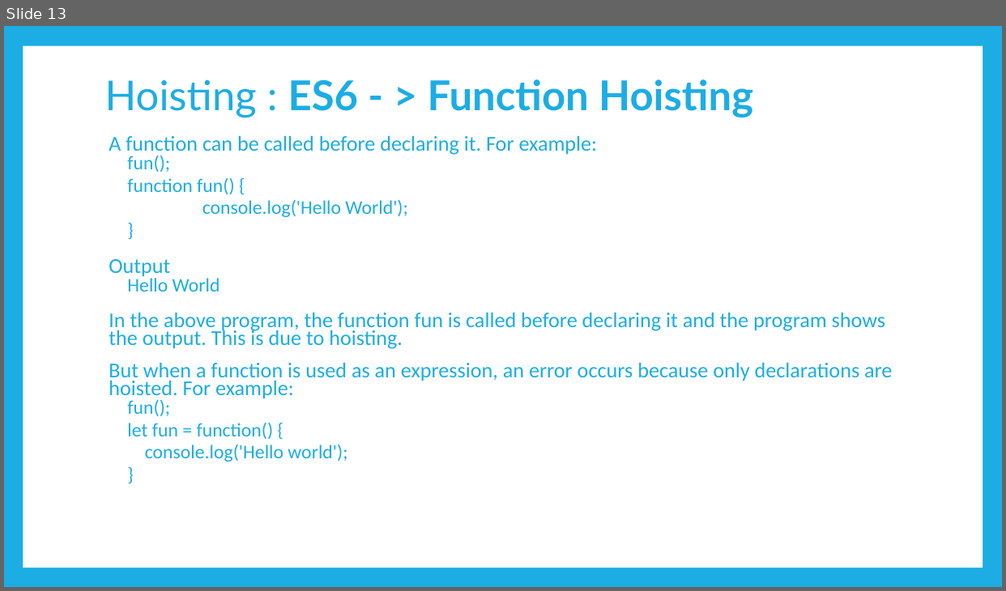
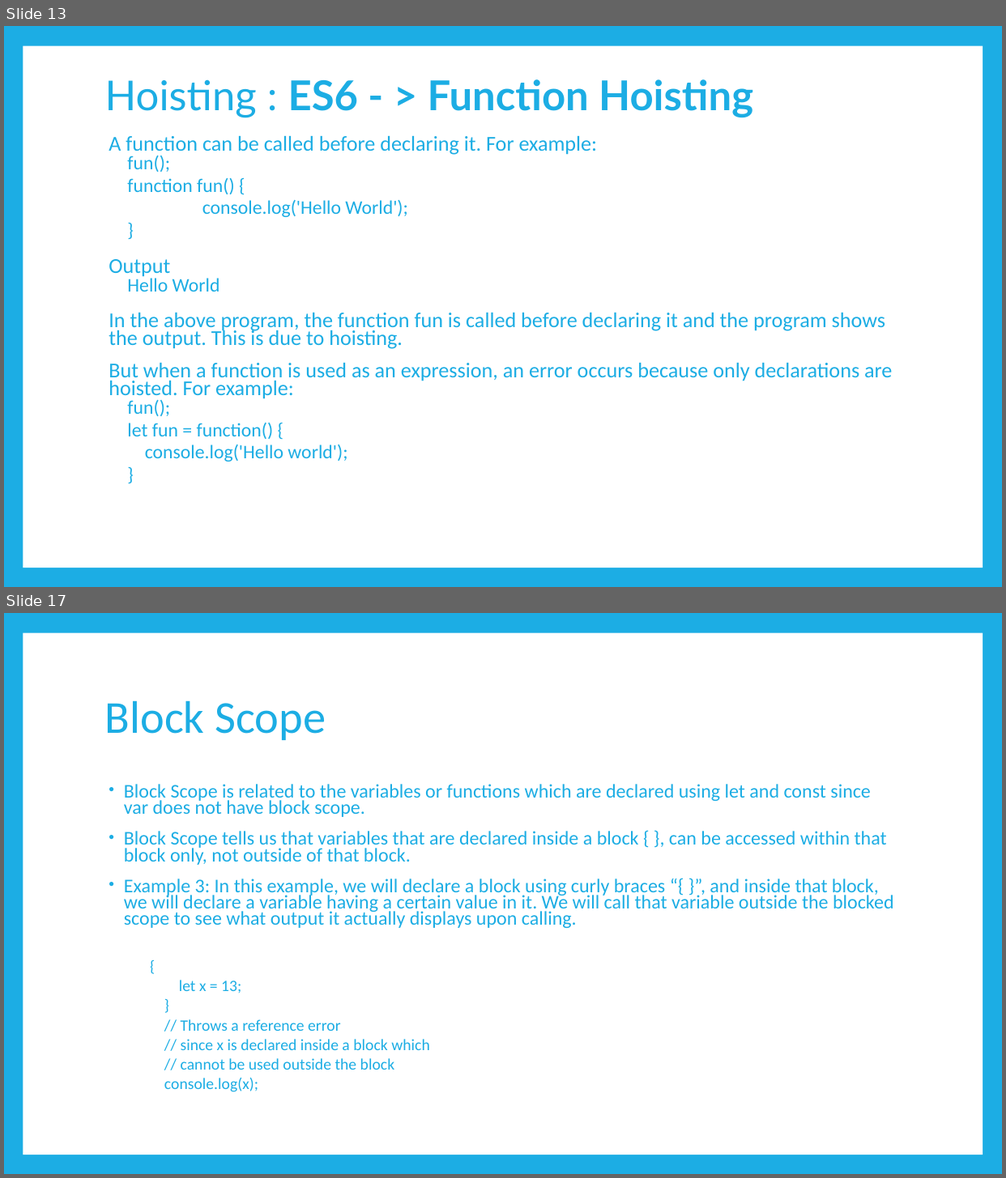
Before and after one commit to PramodJana/JavaScript, a slide deck: GFG JS Course Curriculam/Articles/009 JS Bonus Concept.pptx. Shown one above the other, each under a label of ours: slide 13 before the commit, slides 13 and 17 after it; the slides between them are not shown. The pictures are 1006x591 and 1006x1178 pixels, drawn with LibreOffice and Linux fonts; fonts in the diff are those of the drawing. Boxes give left, top, right and bottom in pixels: in the first picture for what was removed or moved away, otherwise in the second. Text is boxed around its words. In the diff, an @@ line names an element or a change of style, - is before the commit and + after.

```diff
--- a/GFG JS Course Curriculam/Articles/009 JS Bonus Concept.pptx
+++ b/GFG JS Course Curriculam/Articles/009 JS Bonus Concept.pptx
@@ slide 17 added at bbox=[4, 613, 1002, 1174], background #1CADE4; not listed: 1 template element that a slide beside it also shows @@
@@ title added at bbox=[105, 700, 326, 740], 44 pt, text #1CADE4 @@
+Block Scope
@@ text added at bbox=[124, 784, 894, 1093], 18.7 pt, text #1CADE4 @@
+• Block Scope is related to the variables or functions which are declared using let and const since var does not have block scope.
+• Block Scope tells us that variables that are declared inside a block { }, can be accessed within that block only, not outside of that block.
+• Example 3: In this example, we will declare a block using curly braces “{ }”, and inside that block, we will declare a variable having a certain value in it. We will call that variable outside the blocked scope to see what output it actually displays upon calling.
+    {
+    let x = 13;
+    }
+    // Throws a reference error
+    // since x is declared inside a block which
+    // cannot be used outside the block
+    console.log(x);
```
Also in this commit, not shown: 5 other slides added.
